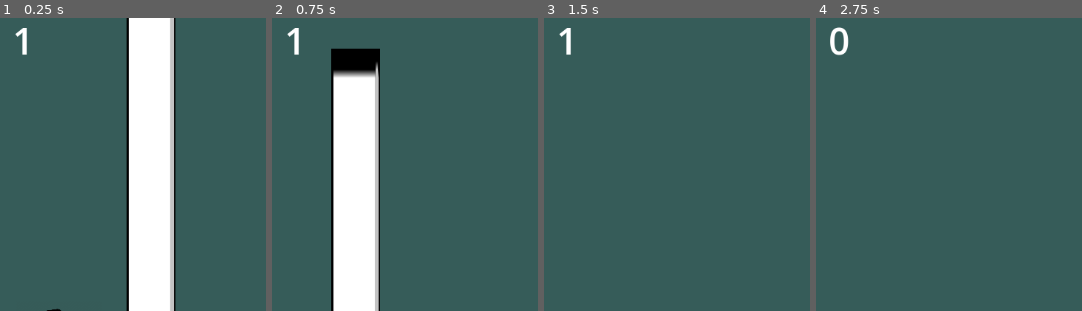
Above: before the commit, frames 1-4 (left to right).
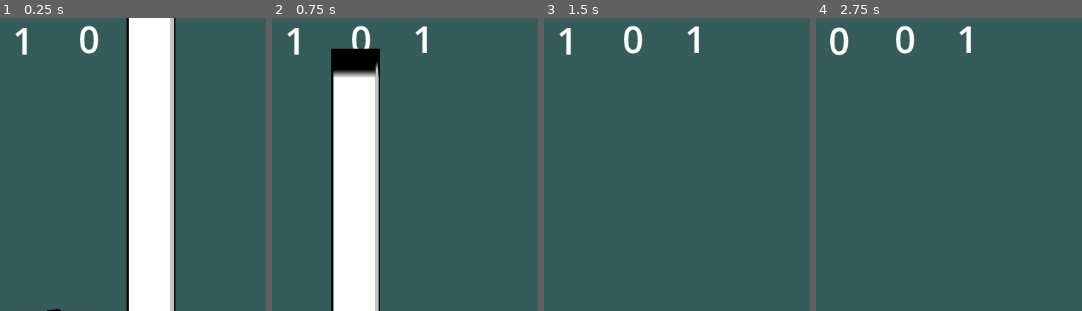
Above: after the commit, the same moments.

Repository: haikey-build/climb
Game: Godot game, scene res://level/proto_level.tscn
Same seed, same stepped clock (60 frames per second), same inputs: the game is played once before the commit and once after it.
Inputs:
- Up to frame 1 (0.25 s): no input
- Up to frame 2 (0.75 s): tap Enter at 0.5 s; hold D (right) from 0.53 s (still down); tap W (jump) at 0.6 s
- Up to frame 3 (1.5 s): keep holding D (right); tap W (jump) at 0.77, 1.07 s; tap Q (recall_platform) at 1.35 s
- Up to frame 4 (2.75 s): tap W (jump) at 1.52, 1.55, 1.82, 2.3 s; release D (right) at 2.03 s; hold A (left) from 2.03 s (still down); tap S (set_platform) at 2.1 s
The pictures show only the part of the screen within x 0-50%, y 3-53%; the shares and areas given below are measured in that part.

The runs differ from the first frame. In frame 1, 0.4% of the frame differs, in the area x 30-38%, y 2-13%; in frame 2, 0.5%; in frame 3, 0.6%, in the area x 30-59%, y 2-13%; in frame 4, 0.6%.

Commit message:
breakable platforms

Diff:
--- a/char/proto_char.gd
+++ b/char/proto_char.gd
@@ -9,13 +9,13 @@
 @onready var _type_standing_on = Climb.PlatformType.STANDARD
 
 
-
-
 func _cycle_platform_type():
 	match _current_selected_platform_type:
 		Climb.PlatformType.STANDARD:
 			_current_selected_platform_type = Climb.PlatformType.HIGH_JUMP
 		Climb.PlatformType.HIGH_JUMP:
+			_current_selected_platform_type = Climb.PlatformType.BREAKABLE
+		Climb.PlatformType.BREAKABLE:
 			_current_selected_platform_type = Climb.PlatformType.STANDARD
 
 
--- a/char/proto_char.tscn
+++ b/char/proto_char.tscn
@@ -33,10 +33,17 @@
 label_settings = SubResource("LabelSettings_536hn")
 
 [node name="HighJumpNumber" type="Label" parent="."]
-visible = false
 offset_left = -254.0
 offset_top = -525.0
 offset_right = -157.0
 offset_bottom = -416.0
 text = "0"
 label_settings = SubResource("LabelSettings_md43n")
+
+[node name="BreakableNumber" type="Label" parent="."]
+offset_left = -170.0
+offset_top = -525.0
+offset_right = -73.0
+offset_bottom = -416.0
+text = "0"
+label_settings = SubResource("LabelSettings_md43n")
--- a/level/blocks/basic_block.gd
+++ b/level/blocks/basic_block.gd
@@ -1,4 +1,15 @@
 extends StaticBody2D
 
+@onready var _type = Climb.PlatformType.STANDARD
+
+func setup(type):
+	_type = type
+	match _type:
+		Climb.PlatformType.HIGH_JUMP:
+			modulate = Color(1,1,0)
+		Climb.PlatformType.BREAKABLE:
+			modulate = Color(0,1,0)
+
+
 func get_type():
-	return Climb.PlatformType.STANDARD
+	return _type
--- a/level/proto_level.gd
+++ b/level/proto_level.gd
@@ -1,22 +1,23 @@
 extends Node2D
 
-var _standard_platform_scene = preload("res://level/blocks/basic_block.tscn")
-var _high_jump_platform_scene = preload("res://level/blocks/high_jump_block.tscn")
+var _platform_scene = preload("res://level/blocks/basic_block.tscn")
 
 @onready var _placed_platforms = []
 
-@onready var standardLabel = $ProtoChar/StandardNumber
-@onready var highJumpLabel = $ProtoChar/HighJumpNumber
-
 @onready var _inventory_HUD = {
 	Climb.PlatformType.STANDARD: $ProtoChar/StandardNumber,
-	Climb.PlatformType.HIGH_JUMP: $ProtoChar/HighJumpNumber
+	Climb.PlatformType.HIGH_JUMP: $ProtoChar/HighJumpNumber,
+	Climb.PlatformType.BREAKABLE: $ProtoChar/BreakableNumber
 }
 
 @onready var _inventory = {
 	Climb.PlatformType.STANDARD: 1,
-	Climb.PlatformType.HIGH_JUMP: 0
+	Climb.PlatformType.HIGH_JUMP: 0,
+	Climb.PlatformType.BREAKABLE: 1,
 }
+
+func _ready():
+	_update_inventory_HUD_all()
 
 func _process(delta):
 	if Input.is_action_just_pressed("quit"):
@@ -26,18 +27,25 @@
 func _on_proto_char_set_platform_attempted(pos, type):
 	if _inventory[type] > 0:
 		var new_block
-		if type == Climb.PlatformType.STANDARD:
-			new_block = _standard_platform_scene.instantiate()
-		if type == Climb.PlatformType.HIGH_JUMP:
-			new_block = _high_jump_platform_scene.instantiate()
+		new_block = _platform_scene.instantiate()
 		new_block.position = pos + Vector2(0, 30)
 		new_block.scale.x = 5
-		_placed_platforms.push_back(new_block)
+
 		add_child(new_block)
+		new_block.setup(type)
+		if type == Climb.PlatformType.BREAKABLE:
+			_break_after_timer(new_block)
+		else:
+			_placed_platforms.push_back(new_block)
 		_inventory[type] -= 1
 		_update_inventory_HUD(type)
 
 
+func _break_after_timer(block):
+	await get_tree().create_timer(1.0).timeout
+	_inventory[Climb.PlatformType.BREAKABLE] += 1
+	block.queue_free()
+	_update_inventory_HUD(Climb.PlatformType.BREAKABLE)
 
 func _on_proto_char_recall_platform_attempted():
 	if (_placed_platforms.size() > 0):
@@ -54,5 +62,11 @@
 	_update_inventory_HUD(type)
 	$LevelUp.queue_free()
 
+
+func _update_inventory_HUD_all():
+	_update_inventory_HUD(Climb.PlatformType.STANDARD)
+	_update_inventory_HUD(Climb.PlatformType.HIGH_JUMP)
+	_update_inventory_HUD(Climb.PlatformType.BREAKABLE)
+
 func _update_inventory_HUD(type):
 	_inventory_HUD[type].text = str(_inventory[type])
--- a/types/climb.gd
+++ b/types/climb.gd
@@ -5,5 +5,6 @@
 enum PlatformType {
 	NOTHING,
 	STANDARD,
-	HIGH_JUMP
+	HIGH_JUMP,
+	BREAKABLE
 }
